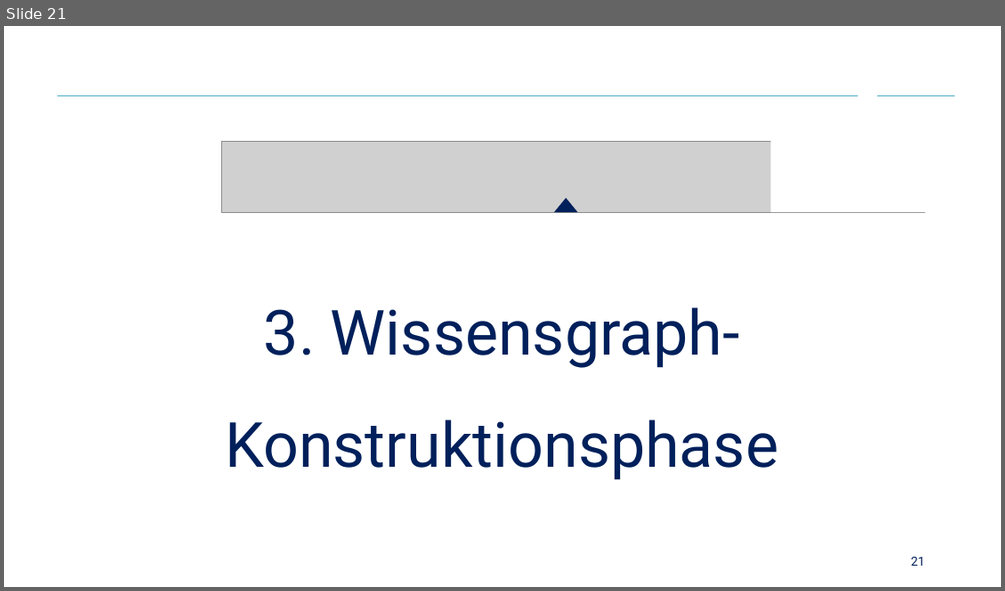
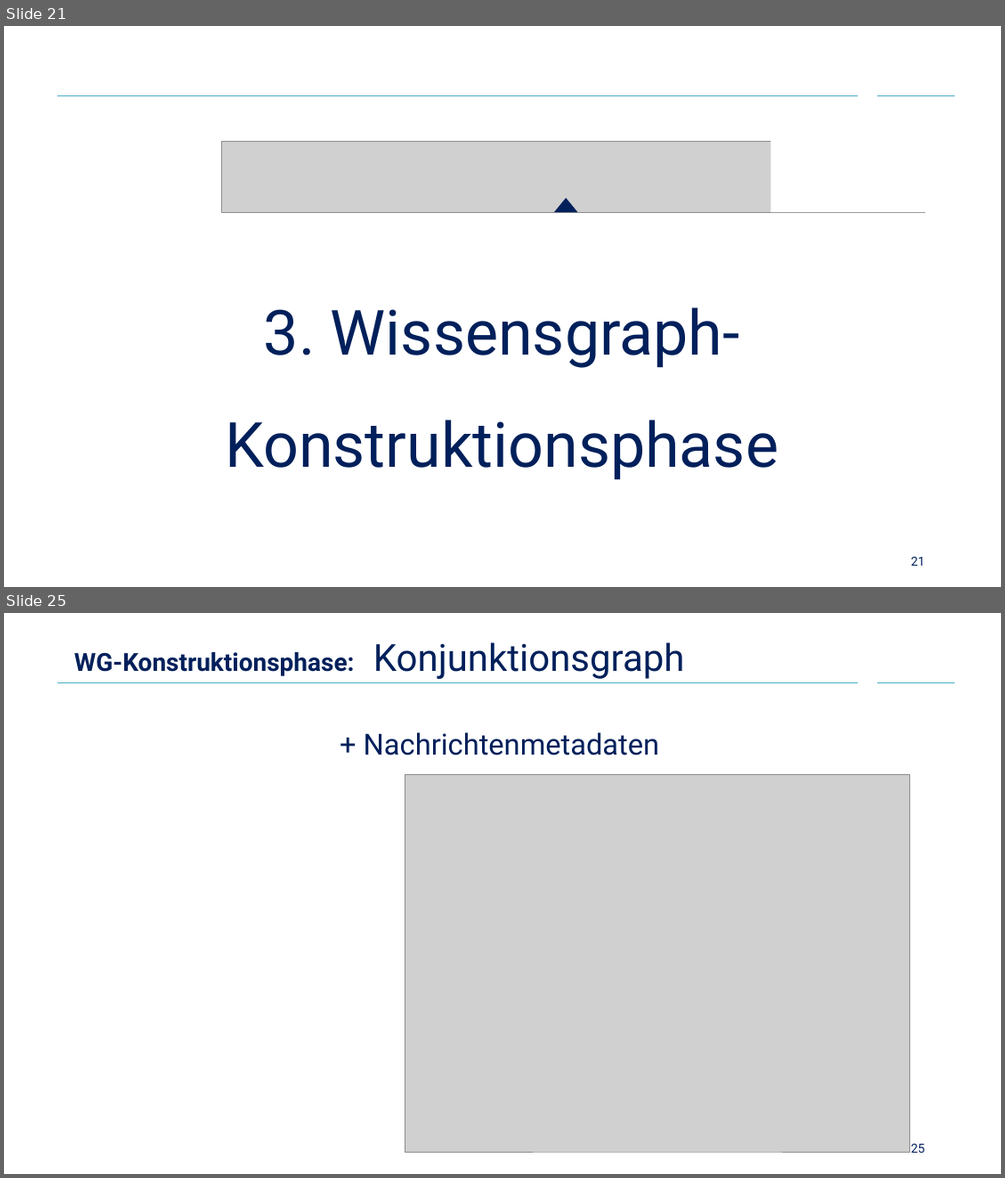
Before and after one commit to Cortys/bachelor-thesis, a slide deck: presentation/presentation.pptx. Shown one above the other, each under a label of ours: slide 21 before the commit, slides 21 and 25 after it; the slides between them are not shown. The pictures are 1005x591 and 1005x1178 pixels, drawn with LibreOffice and Linux fonts; fonts in the diff are those of the drawing; grey boxes stand for pictures; background and template pictures are left out. Boxes give left, top, right and bottom in pixels: in the first picture for what was removed or moved away, otherwise in the second. Text is boxed around its words. In the diff, an @@ line names an element or a change of style, - is before the commit and + after.

```diff
--- a/presentation/presentation.pptx
+++ b/presentation/presentation.pptx
@@ slide 25 added at (x1=4, y1=613, x2=1001, y2=1174), background #FFFFFF; not listed: 2 template elements that a slide beside it also shows @@
@@ title added at (x1=74, y1=642, x2=685, y2=679), 24 pt, text #00205B, bold @@
+WG-Konstruktionsphase: Konjunktionsgraph
@@ text added at (x1=364, y1=732, x2=659, y2=755), 28 pt, text #00205B @@
++ Nachrichtenmetadaten
@@ picture added at (x1=404, y1=775, x2=909, y2=1152) @@
@@ page number added at (x1=911, y1=1143, x2=925, y2=1152), 12 pt, text #00205B @@
+25
```
Also in this commit, not shown: 2 slides changed, 15 other slides added, 13 other files.
